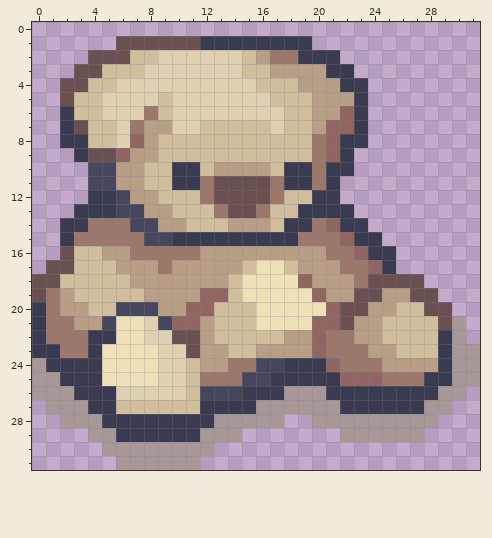
A pixel-art sprite gets an edit: images/actions/Blondie_icon.png. The first picture shows the starting point.
The file is 32x32 pixels.
Once edited:
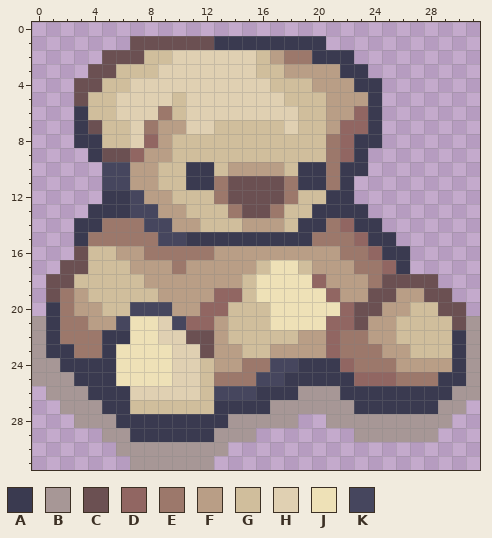
Palette (. is transparent): A #3a3a50  B #a79796  C #6b5052  D #916662  E #9c786b  F #b99e86  G #d0be9c  H #e0d0b2  J #eee1b7  K #46465e
The edit:
@@ x 0..31 @@
  0 ................................
- 1 ......CCCCCCAAAAAAAA............
- 2 ....CCCGGHHHHHHGFEEAAA..........
- 3 ...CCGGGHHHHHHHGGFFFFAA.........
- 4 ..CCGGHHHHHHHHHHGGGFFFAA........
- 5 ..CGGHHHHGHHHHHHHGGGFFFA........
- 6 ..AGGHHHEGHHHHHHHHGGFFDA........
- 7 ..ACGGHEFFHHGGGGGHGGFDDA........
- 8 ..AAGGHDFGGGGGGGGGGGEDAA........
- 9 ...ACCDFFGGGGGGGGGGGEDA.........
-10 ....KKFFGGAAGFFFFGAAEAA.........
-11 ....KKFFGGAAECCCCEAAEA..........
-12 ....AAKFFGGGECCCCEGGAA..........
-13 ...AAAKKFFGGGECCEGGAAAA.........
-14 ..AAEEEKKFFGGGFFFGAAEDAA........
-15 ..AEEEEEKKAAAAAAAAAEEEDAA.......
-16 ..CGGFFEEEEEFFFFFFFFFEEDAA......
-17 .CCGGGFFFEFFFFFGJJGFFFEEDA......
-18 CCGGGGGFFFFFFFGJJJJDFFFECCCC....
-19 CEFGGGGGFFFFDDGJJJJJDFFCCFFCC...
-20 AEFFGGKKKFFDDGGGJJJJJDCCFFGGCC..
-21 AEEFFKJJHKDDFGGGJJJJDDCFFGGGGCB.
-22 AEEEAAJJHHCCFGGGGGFFDEEFFGGGGAB.
-23 AAEEAJJJJHHCFFGGFFFFDEEEFFGGGABB
-24 BAAAAJJJJHHGFFEEKKAAADEEEFFFFABB
-25 BBAAAJJJJHHGEEEKKAAAAADDDEEEAABB
-26 BBBAAAHHHHHGKKKAAABBBAAAAAAAABB.
-27 .BBBAAGGGGGGAAAABBBBBBAAAAAABB..
-28 ..BBBAAAAAAAABBBBB..BBBBBBBBB...
-29 ....BBAAAAAABBB.......BBBBBB....
-30 .....BBBBBBBB...................
-31 ......BBBBBB....................
+ 1 .......CCCCCCAAAAAAAA...........
+ 2 .....CCCGGHHHHHHGFEEAAA.........
+ 3 ....CCGGGHHHHHHHGGFFFFAA........
+ 4 ...CCGGHHHHHHHHHHGGGFFFAA.......
+ 5 ...CGGHHHHGHHHHHHHGGGFFFA.......
+ 6 ...AGGHHHEGHHHHHHHHGGFFDA.......
+ 7 ...ACGGHEFFHHGGGGGHGGFDDA.......
+ 8 ...AAGGHDFGGGGGGGGGGGEDAA.......
+ 9 ....ACCDFFGGGGGGGGGGGEDA........
+10 .....KKFFGGAAGFFFFGAAEAA........
+11 .....KKFFGGAAECCCCEAAEA.........
+12 .....AAKFFGGGECCCCEGGAA.........
+13 ....AAAKKFFGGGECCEGGAAAA........
+14 ...AAEEEKKFFGGGFFFGAAEDAA.......
+15 ...AEEEEEKKAAAAAAAAAEEEDAA......
+16 ...CGGFFEEEEEFFFFFFFFFEEDAA.....
+17 ..CCGGGFFFEFFFFFGJJGFFFEEDA.....
+18 .CCGGGGGFFFFFFFGJJJJDFFFECCCC...
+19 .CEFGGGGGFFFFDDGJJJJJDFFCCFFCC..
+20 .AEFFGGKKKFFDDGGGJJJJJDCCFFGGCC.
+21 BAEEFFKJJHKDDFGGGJJJJDDCFFGGGGCB
+22 BAEEEAAJJHHCCFGGGGGFFDEEFFGGGGAB
+23 BAAEEAJJJJHHCFFGGFFFFDEEEFFGGGAB
+24 BBAAAAJJJJHHGFFEEKKAAADEEEFFFFAB
+25 BBBAAAJJJJHHGEEEKKAAAAADDDEEEAAB
+26 .BBBAAAHHHHHGKKKAAABBBAAAAAAAABB
+27 ..BBBAAGGGGGGAAAABBBBBBAAAAAABB.
+28 ...BBBAAAAAAAABBBBB..BBBBBBBBB..
+29 .....BBAAAAAABBB.......BBBBBB...
+30 ......BBBBBBBB..................
+31 .......BBBBBB...................
Changed places in both pictures, as pixel boxes (x1, y1, x2, y2):
changed: (32, 36, 480, 470)
